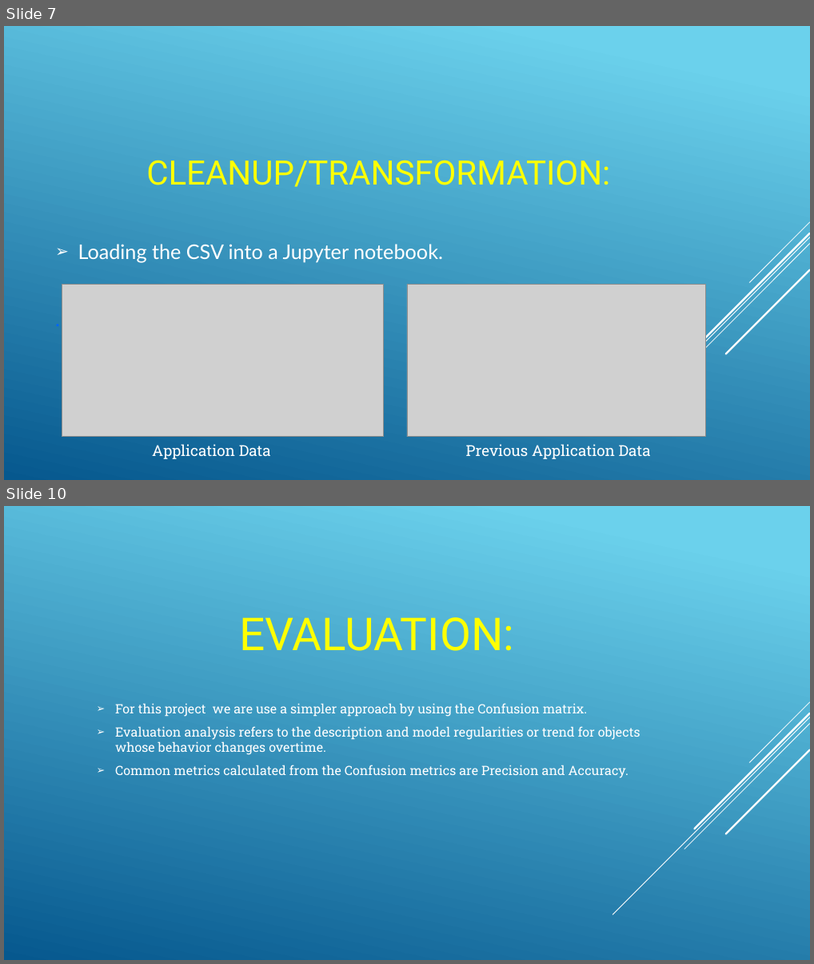
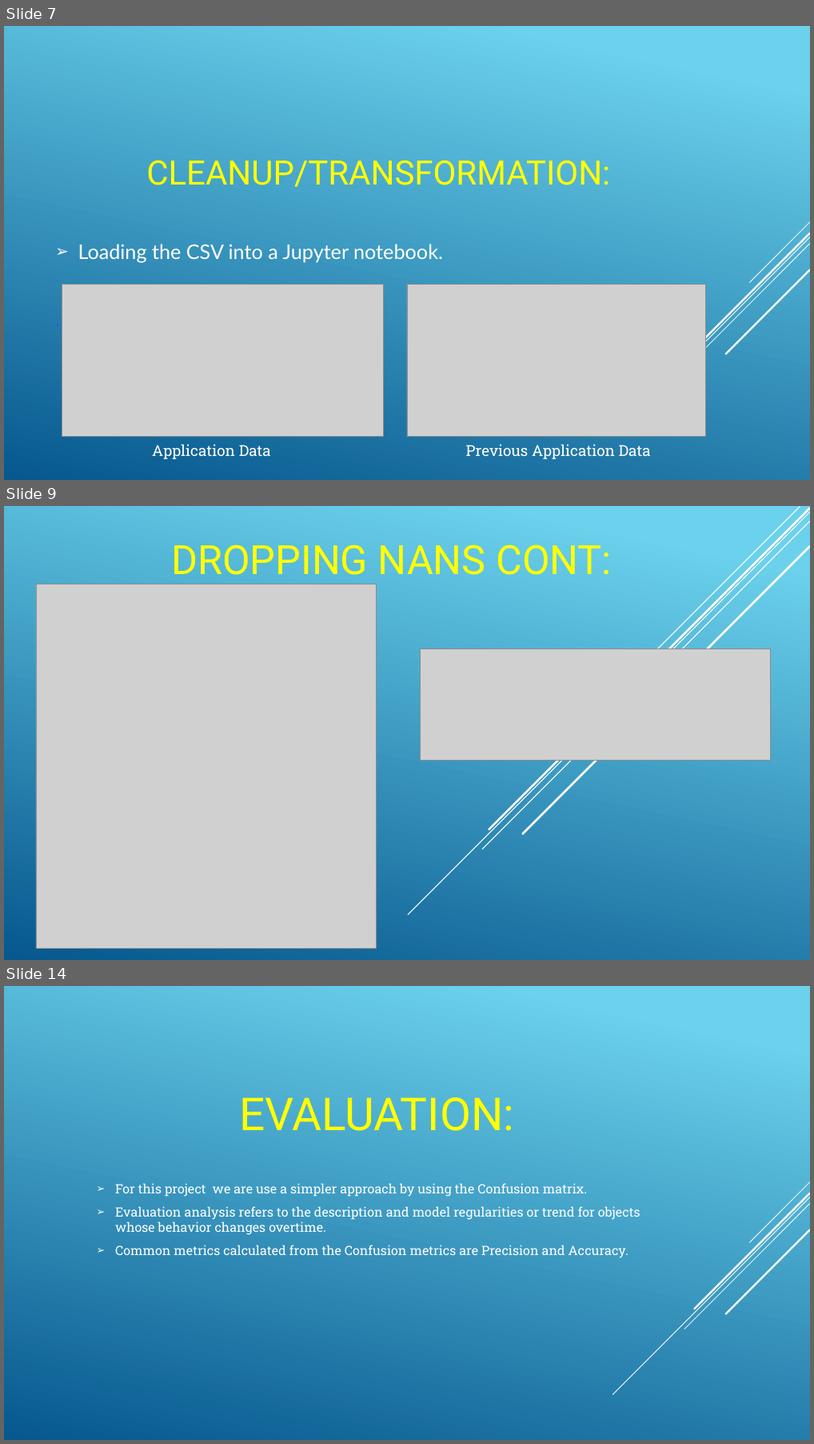
Before and after one commit to rashmirekha27/Loan_Officers, a slide deck: Project4_presentation.pptx. Shown one above the other, each under a label of ours: slides 7 and 10 before the commit, slides 7, 9 and 14 after it; the slides between them are not shown. The pictures are 814x964 and 814x1444 pixels, drawn with LibreOffice and Linux fonts; fonts in the diff are those of the drawing; grey boxes stand for pictures. Boxes give left, top, right and bottom in pixels: in the first picture for what was removed or moved away, otherwise in the second. Text is boxed around its words. In the diff, an @@ line names an element or a change of style, - is before the commit and + after.

```diff
--- a/Project4_presentation.pptx
+++ b/Project4_presentation.pptx
@@ slide 9 added at (4, 506, 810, 960), background gradient #6ED2EB to #06588E @@
@@ line added from (810, 512) to (408, 914), #FFFFFF 1 pt @@
@@ line added from (810, 521) to (482, 849), #FFFFFF 1 pt @@
@@ line added from (810, 508) to (489, 829), #FFFFFF 2.5 pt @@
@@ line added from (800, 507) to (549, 759), #FFFFFF 1 pt @@
@@ title added at (171, 544, 612, 575), 48 pt, text #FFFF00 @@
+DROPPING NANS CONT:
@@ line added from (810, 547) to (523, 834), #FFFFFF 2.5 pt @@
@@ picture added at (36, 584, 376, 948) @@
@@ picture added at (420, 648, 770, 760) @@
@@ what was slide 10 is now slide 14 @@
```
Also in this commit, not shown: 6 slides changed, 6 other slides added, 5 slides removed, 2 other files.
